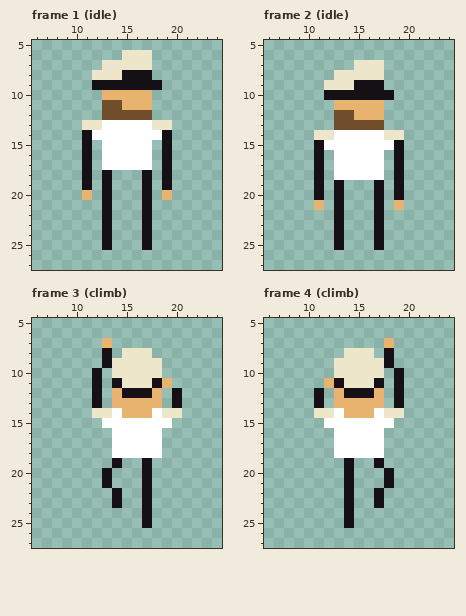
A pixel-art file gets an edit: Assets/Art/raw/sailor.aseprite. This is how it looked before the edit.
32x32 pixels, 10 frames. Colours within 5 levels of each other are drawn and written as one. Shown: frame 1 (idle): x 6..24, y 5..27; frame 2 (idle): x 6..24, y 5..27; frame 3 (climb): x 6..24, y 5..27; frame 4 (climb): x 6..24, y 5..27. The commit also changed other frames, which this record leaves out.
Once edited:
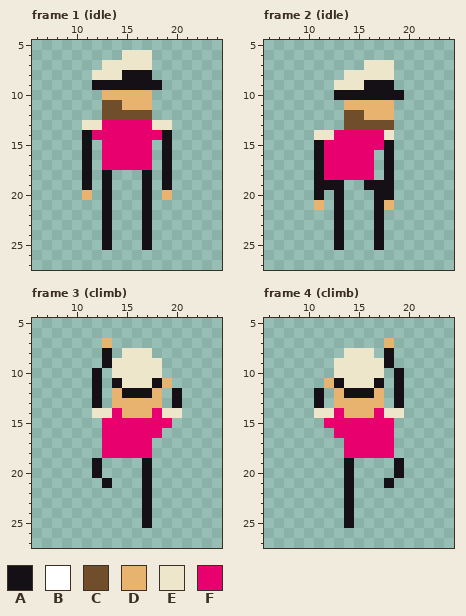
Palette (. is transparent): A #151015  B #ffffff  C #704d2b  D #e8b26f  E #ede6cb  F #e8006f
From old to new:
layer "shirt" now hidden
Changed rows in their new state; - is an unchanged pixel.
Frame 1 (idle):
first column x 12:
13 -FFFFF-
14 FFFFFFF
15 -FFFFF-
16 -FFFFF-
17 -FFFFF-
Frame 2 (idle):
first column x 12:
 7 ---.--E-
 8 -.----E-
 9 .--E--A-
10 .------A
11 -.----D-
12 -.-C--D-
13 -.----C-
14 -FFFFF-.
15 FFFFFFA.
16 FFFFF.A.
17 FFFFF.A.
18 FFFFF.A.
19 A---A-A.
20 ------A.
21 ------D.
Frame 3 (climb):
first column x 12:
14 --F---F-
15 -FFFFFFF
16 -FFFFFF-
17 -FFFFF.-
18 -FFFFF.-
19 A-.-----
20 A.------
22 --.-----
23 --.-----
Frame 4 (climb):
first column x 12:
14 -F---F--
15 FFFFFFF-
16 -FFFFFF-
17 -.FFFFF-
18 -.FFFFF-
19 -----.-A
20 ------.A
22 -----.--
23 -----.--
